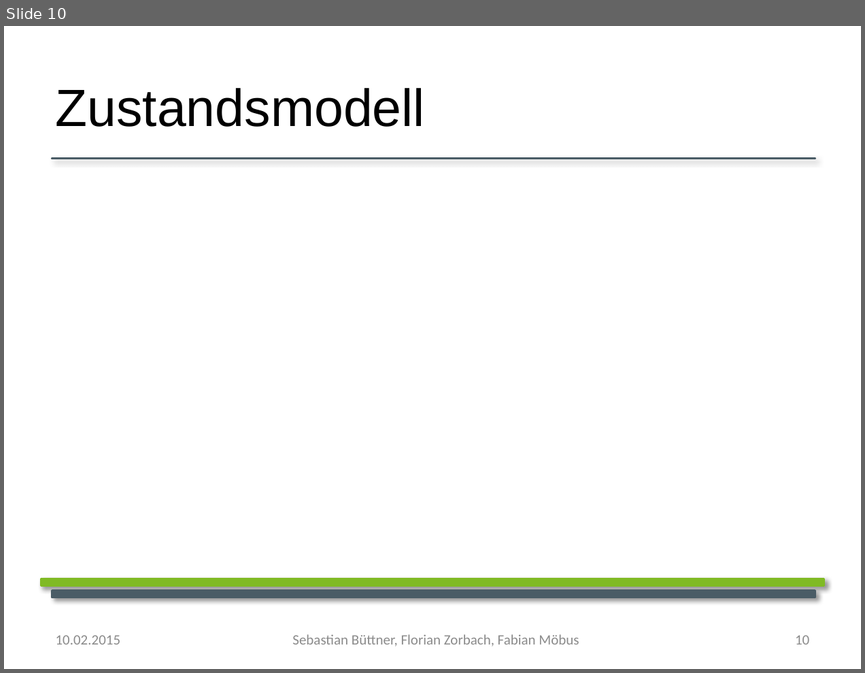
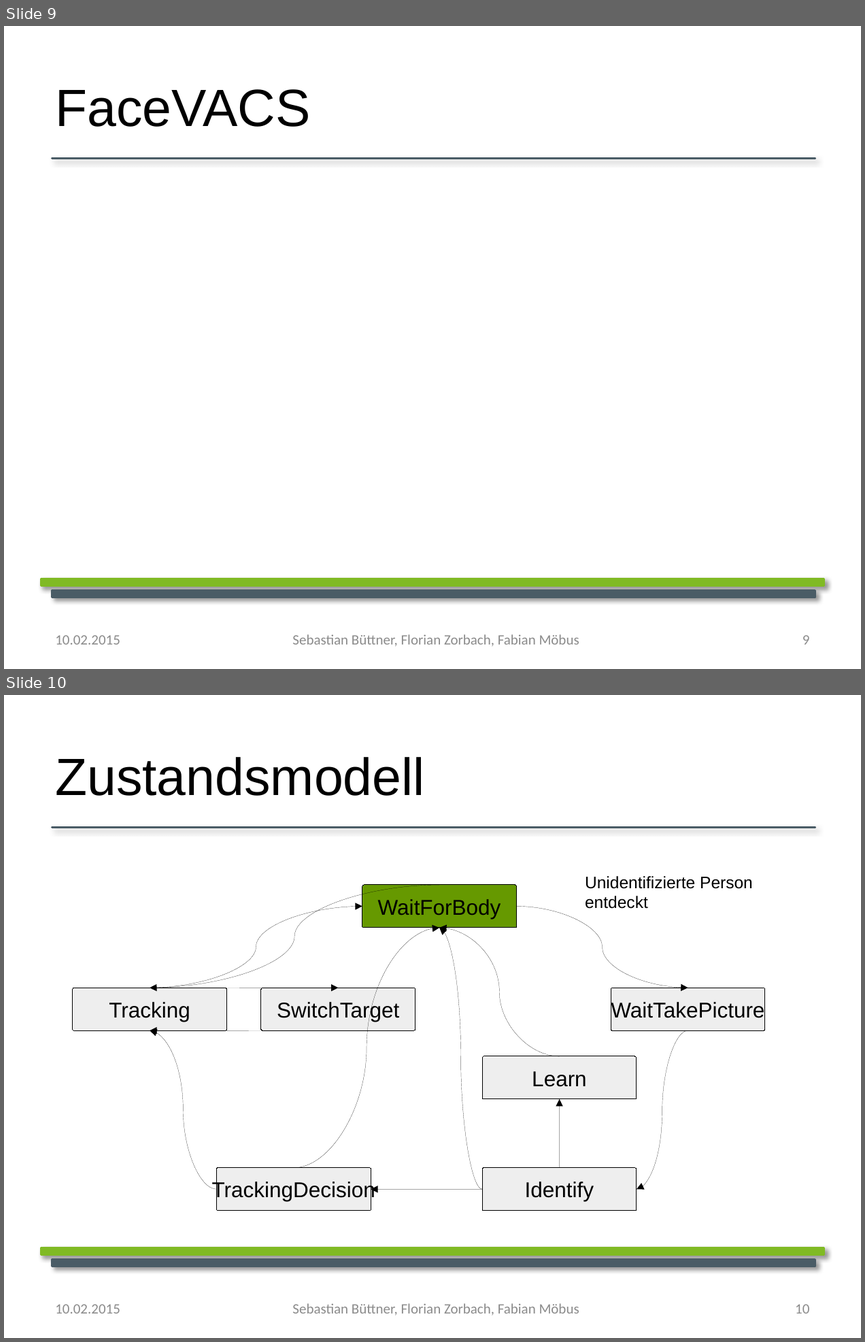
Before and after one commit to YoloSoftDE/YoloTrack, a slide deck: Documentation/Biometrie_praesentation.pptx. Shown one above the other, each under a label of ours: slide 10 before the commit, slides 9 and 10 after it. The pictures are 865x673 and 865x1342 pixels, drawn with LibreOffice and Linux fonts; fonts in the diff are those of the drawing; background and template pictures are left out. Boxes give left, top, right and bottom in pixels: in the first picture for what was removed or moved away, otherwise in the second. Text is boxed around its words. In the diff, an @@ line names an element or a change of style, - is before the commit and + after.

```diff
--- a/Documentation/Biometrie_praesentation.pptx
+++ b/Documentation/Biometrie_praesentation.pptx
@@ slide 10 added at [4,695,861,1338], background #FFFFFF; not listed: 3 template elements that a slide beside it also shows @@
@@ text added at [55,757,424,796], 44 pt, text #000000 @@
+Zustandsmodell
@@ text added at [585,876,753,909], 14 pt, text #000000 @@
+Unidentifizierte Person entdeckt
@@ curved arrow added from (439, 884) to (150, 987), #000000 0.75 pt @@
@@ rounded rectangle added at [362,884,516,927], fill #669900, outline #000000 0.75 pt, 18 pt, text #000000 @@
+WaitForBody
@@ curved arrow added from (150, 987) to (362, 906), #000000 0.75 pt @@
@@ curved arrow added from (516, 906) to (687, 987), #000000 0.75 pt @@
@@ curved arrow added from (294, 1167) to (439, 927), #000000 0.75 pt @@
@@ curved arrow added from (559, 1055) to (439, 927), #000000 0.75 pt @@
@@ curved arrow added from (482, 1189) to (439, 927), #000000 0.75 pt @@
@@ rounded rectangle added at [73,987,227,1030], fill #EEEEEE, outline #000000 0.75 pt, 18 pt, text #000000 @@
+Tracking
@@ curved arrow added from (150, 987) to (338, 987), #000000 0.75 pt @@
@@ rounded rectangle added at [261,987,415,1030], fill #EEEEEE, outline #000000 0.75 pt, 18 pt, text #000000 @@
+SwitchTarget
@@ rounded rectangle added at [611,987,765,1030], fill #EEEEEE, outline #000000 0.75 pt, 18 pt, text #000000 @@
+WaitTakePicture
@@ curved arrow added from (338, 1030) to (150, 1030), #000000 0.75 pt @@
@@ curved arrow added from (216, 1189) to (150, 1030), #000000 0.75 pt @@
@@ curved arrow added from (687, 1030) to (636, 1189), #000000 0.75 pt @@
@@ rounded rectangle added at [482,1055,636,1098], fill #EEEEEE, outline #000000 0.75 pt, 18 pt, text #000000 @@
+Learn
@@ curved arrow added from (559, 1167) to (559, 1098), #000000 0.75 pt @@
@@ rounded rectangle added at [216,1167,371,1210], fill #EEEEEE, outline #000000 0.75 pt, 18 pt, text #000000 @@
+TrackingDecision
@@ rounded rectangle added at [482,1167,636,1210], fill #EEEEEE, outline #000000 0.75 pt, 18 pt, text #000000 @@
+Identify
@@ curved arrow added from (482, 1189) to (371, 1189), #000000 0.75 pt @@
@@ text added at [55,1304,120,1313], 12 pt, text #8B8B8B @@
+10.02.2015
@@ text added at [292,1303,579,1315], 12 pt, text #8B8B8B @@
+Sebastian Büttner, Florian Zorbach, Fabian Möbus
@@ page number added at [795,1304,809,1313], 12 pt, text #8B8B8B @@
+10
@@ what was slide 10 is now slide 9 @@
@@ slide 9 changed as well @@
@@ text at [55,89,310,127]: text changed @@
-Zustandsmodell
+FaceVACS
@@ text "Sebastian Büttner, Florian Zorbach, Fabian ..." at [292,634,579,646]: text colour #8C8C8C to #8B8B8B @@
@@ page number at [802,635,810,644]: text changed; text colour #8C8C8C to #8B8B8B @@
-10
+9
```
Also in this commit, not shown: 11 other slides changed, 8 other slides added.
